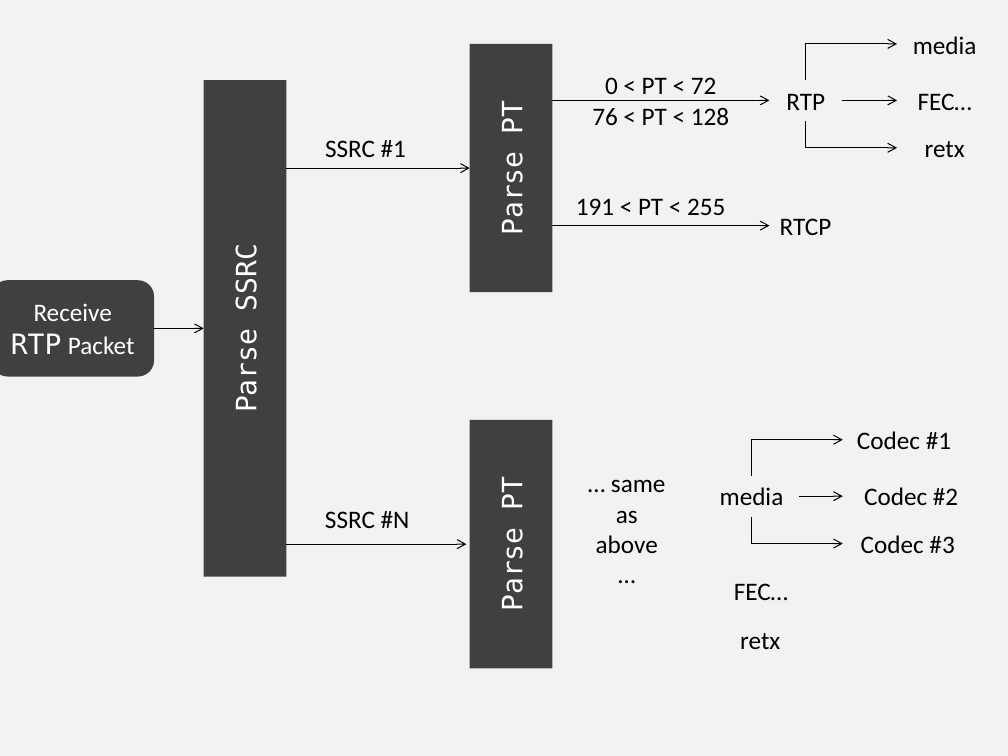
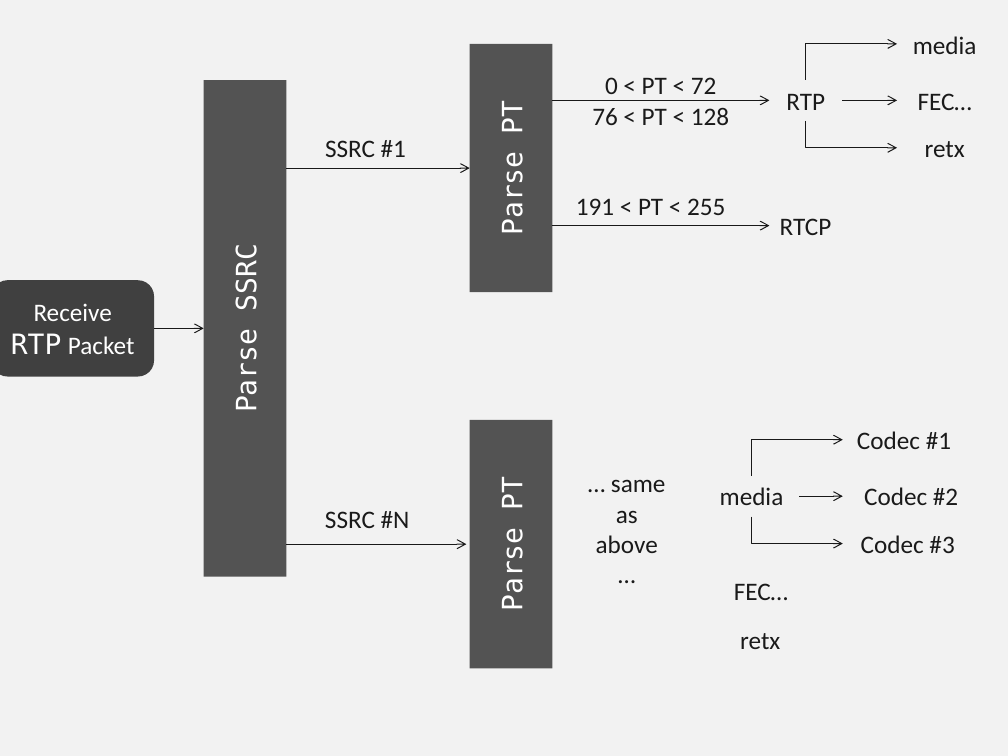
Before and after one commit to vr000m/PhD-thesis, a slide deck: slide 13 of graphs/source/chap5-src.pptx. Drawn at 1008x756 pixels with LibreOffice and Linux fonts; fonts in the diff are those of the drawing. Boxes give left, top, right and bottom in pixels: in the first picture for what was removed or moved away, otherwise in the second. Text is boxed around its words. In the diff, an @@ line names an element or a change of style, - is before the commit and + after.

```diff
--- a/graphs/source/chap5-src.pptx
+++ b/graphs/source/chap5-src.pptx
@@ elbow arrow (805, 80) - (897, 44): stroke #000000 0.75 pt to #191919 0.75 pt @@
@@ arrow (551, 101) - (769, 101): stroke #000000 0.75 pt to #191919 0.75 pt @@
@@ arrow (842, 101) - (897, 101): stroke #000000 0.75 pt to #191919 0.75 pt @@
@@ elbow arrow (805, 121) - (897, 148): stroke #000000 0.75 pt to #191919 0.75 pt @@
@@ arrow (286, 168) - (470, 168): stroke #000000 0.75 pt to #191919 0.75 pt @@
@@ arrow (551, 226) - (769, 226): stroke #000000 0.75 pt to #191919 0.75 pt @@
@@ arrow (154, 329) - (204, 329): stroke #000000 0.75 pt to #191919 0.75 pt @@
@@ fill #404040 to #535353 in 3 elements at [204,80,286,577], [470,44,552,292], [470,420,552,668] @@
@@ elbow arrow (752, 476) - (843, 439): stroke #000000 0.75 pt to #191919 0.75 pt @@
@@ arrow (799, 496) - (843, 496): stroke #000000 0.75 pt to #191919 0.75 pt @@
@@ elbow arrow (752, 516) - (843, 543): stroke #000000 0.75 pt to #191919 0.75 pt @@
@@ arrow (286, 544) - (467, 544): stroke #000000 0.75 pt to #191919 0.75 pt @@
@@ text colour #000000 to #1A1A1A in 16 elements at [325,140,406,157], [325,511,410,528], [592,77,729,125], [576,198,725,215], [780,218,832,235], [786,94,825,110], [913,36,977,54], [918,93,972,110], [925,141,965,157], [596,479,666,553], [720,487,784,505], [857,431,951,449], [864,487,958,505], [861,535,954,553], [734,583,788,600], [740,633,780,649] @@
```
Also in this commit, not shown: 14 other slides changed, 1 other file.
